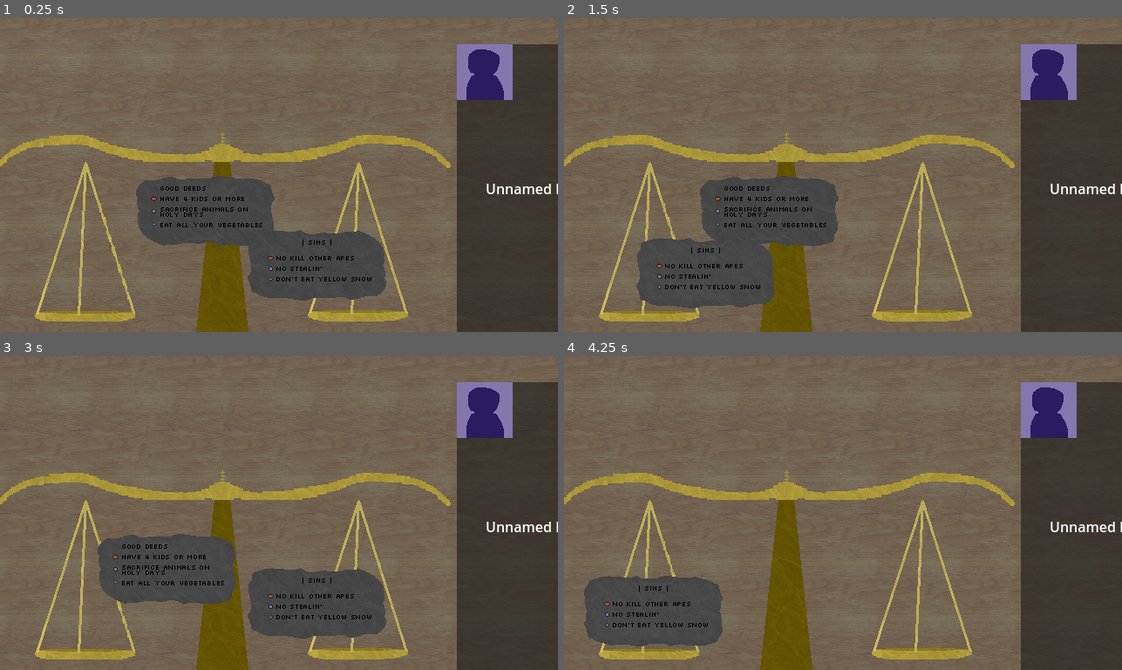
Above: before the commit, frames 1-4 (two rows, left to right).
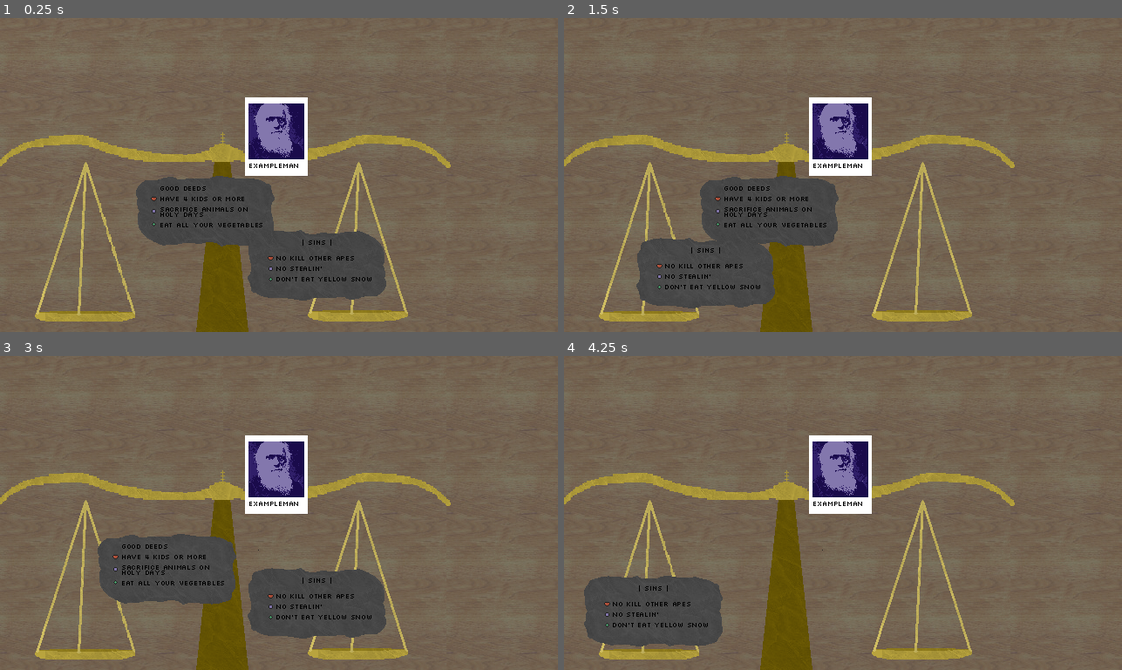
Above: after the commit, the same moments.

Repository: NicEastvillage/GMTKGameJam2024
Game: Godot game, scene res://scenes/main.tscn
The game is run twice, just before and just after one commit, with the same random seed, the same clock (stepped at 60 frames per second) and the same inputs.
Inputs (mouse positions are in pixels of both pictures, inside the frame that each line leads up to):
- Up to frame 1 (0.25 s): no input
- Up to frame 2 (1.5 s): tap Enter at 0.5 s; drag from (915, 259) to (653, 272) at 0.52 s; tap Space at 1.25 s; drag from (653, 272) to (915, 259) at 1.27 s
- Up to frame 3 (3 s): tap Enter at 2 s; move the mouse to (279, 475) at 2.02 s; click (279, 475) at 2.17 s; tap Space at 2.75 s; drag from (206, 547) to (89, 610) at 2.77 s
- Up to frame 4 (4.25 s): tap Enter at 3.5 s; drag from (882, 604) to (653, 610) at 3.52 s

The runs differ from the first frame. In frame 1, 19% of the frame differs, in the area x 43-100%, y 8-100%; in frame 2, 19%; in frame 3, 19%; in frame 4, 19%.

Commit message:
Add Polaroids

Diff:
--- a/data/People/PersonExample.tres
+++ b/data/People/PersonExample.tres
@@ -1,9 +1,12 @@
-[gd_resource type="Resource" script_class="PersonData" load_steps=3 format=3 uid="uid://bu8n1qgltx64i"]
+[gd_resource type="Resource" script_class="PersonData" load_steps=4 format=3 uid="uid://bu8n1qgltx64i"]
 
 [ext_resource type="Script" path="res://scripts/PersonData.gd" id="1_i6kko"]
 [ext_resource type="PackedScene" uid="uid://b4msc77geuuvr" path="res://prefabs/draggable.tscn" id="1_q7svt"]
+[ext_resource type="Texture2D" uid="uid://d36mmhda7klo4" path="res://sprites/Portraits/PortraitDarwin.png" id="1_yj27r"]
 
 [resource]
 script = ExtResource("1_i6kko")
+name = "ExampleMan"
+portrait = ExtResource("1_yj27r")
 verdict_sinner = false
 person_documents = Array[PackedScene]([ExtResource("1_q7svt")])
--- /dev/null
+++ b/prefabs/polaroid.tscn
@@ -0,0 +1,35 @@
+[gd_scene load_steps=6 format=3 uid="uid://d84aka8i6ng1"]
+
+[ext_resource type="Texture2D" uid="uid://cnpsoi28uvduf" path="res://sprites/Portraits/PortraitDefault.png" id="1_gcir0"]
+[ext_resource type="Script" path="res://scripts/draggable.gd" id="1_o5sci"]
+[ext_resource type="Texture2D" uid="uid://csim26ol0p43w" path="res://sprites/Portraits/PortraitBackground.png" id="1_yh554"]
+[ext_resource type="Theme" uid="uid://buyb8v1ge6h0c" path="res://Fonts/Stone Age.tres" id="3_v1oko"]
+
+[sub_resource type="RectangleShape2D" id="RectangleShape2D_m0qok"]
+size = Vector2(72, 90)
+
+[node name="Polaroid" type="CharacterBody2D"]
+input_pickable = true
+script = ExtResource("1_o5sci")
+
+[node name="Frame" type="Sprite2D" parent="."]
+texture = ExtResource("1_yh554")
+
+[node name="Portrait" type="Sprite2D" parent="."]
+position = Vector2(0, -6)
+texture = ExtResource("1_gcir0")
+
+[node name="CollisionShape2D" type="CollisionShape2D" parent="."]
+shape = SubResource("RectangleShape2D_m0qok")
+
+[node name="Name" type="Label" parent="."]
+offset_left = -32.0
+offset_top = 29.0
+offset_right = 32.0
+offset_bottom = 43.0
+theme = ExtResource("3_v1oko")
+text = "<Name>"
+autowrap_mode = 3
+
+[connection signal="mouse_entered" from="." to="." method="_on_mouse_entered"]
+[connection signal="mouse_exited" from="." to="." method="_on_mouse_exited"]
--- a/scenes/main.tscn
+++ b/scenes/main.tscn
@@ -1,13 +1,10 @@
-[gd_scene load_steps=9 format=3 uid="uid://dsdchgqwhnrb1"]
+[gd_scene load_steps=8 format=3 uid="uid://dsdchgqwhnrb1"]
 
-[ext_resource type="Texture2D" uid="uid://cnpsoi28uvduf" path="res://sprites/Portraits/PortraitDefault.png" id="1_d2aud"]
 [ext_resource type="PackedScene" path="res://prefabs/background.tscn" id="1_fdc0o"]
 [ext_resource type="Script" path="res://scripts/StageLoader.gd" id="1_j62sn"]
 [ext_resource type="Script" path="res://scripts/StageData.gd" id="2_dxvs8"]
 [ext_resource type="PackedScene" path="res://prefabs/scale.tscn" id="3_5jcsy"]
 [ext_resource type="Resource" uid="uid://djl8vynlu5f3m" path="res://data/Stages/StageExample.tres" id="3_pcylv"]
-[ext_resource type="Texture2D" uid="uid://mue4uy60wanp" path="res://sprites/bg.png" id="6_mlcv5"]
-[ext_resource type="Script" path="res://scripts/BackgroundAnimator.gd" id="7_5f1i3"]
 [ext_resource type="Script" path="res://scripts/follow_mouse.gd" id="10_5p1cc"]
 [ext_resource type="Texture2D" uid="uid://bwv7y3gn4qam3" path="res://sprites/Light.png" id="11_ikrsq"]
 
@@ -32,70 +29,6 @@
 [node name="Scale" parent="." instance=ExtResource("3_5jcsy")]
 position = Vector2(255, 295)
 
-[node name="UI" type="Control" parent="."]
-custom_minimum_size = Vector2(10.135, 11.78)
-layout_mode = 3
-anchors_preset = 15
-anchor_right = 1.0
-anchor_bottom = 1.0
-offset_left = 524.0
-offset_top = 30.0
-offset_right = 1122.0
-offset_bottom = 635.0
-grow_horizontal = 2
-grow_vertical = 2
-mouse_filter = 2
-
-[node name="Panel" type="Panel" parent="UI"]
-layout_mode = 1
-anchors_preset = 15
-anchor_right = 1.0
-anchor_bottom = 1.0
-grow_horizontal = 2
-grow_vertical = 2
-size_flags_horizontal = 4
-mouse_filter = 2
-
-[node name="HBoxContainer" type="HBoxContainer" parent="UI/Panel"]
-layout_mode = 1
-anchors_preset = 15
-anchor_right = 1.0
-anchor_bottom = 1.0
-grow_horizontal = 2
-grow_vertical = 2
-mouse_filter = 2
-
-[node name="VBoxContainer" type="VBoxContainer" parent="UI/Panel/HBoxContainer"]
-layout_mode = 2
-mouse_filter = 2
-
-[node name="TextureRect" type="TextureRect" parent="UI/Panel/HBoxContainer/VBoxContainer"]
-custom_minimum_size = Vector2(200, 150)
-layout_mode = 2
-mouse_filter = 2
-texture = ExtResource("1_d2aud")
-stretch_mode = 2
-
-[node name="Label" type="Label" parent="UI/Panel/HBoxContainer/VBoxContainer"]
-layout_mode = 2
-text = "Unnamed Person"
-horizontal_alignment = 1
-
-[node name="Panel" type="Panel" parent="UI/Panel/HBoxContainer"]
-layout_mode = 2
-size_flags_horizontal = 3
-mouse_filter = 2
-
-[node name="RichTextLabel" type="RichTextLabel" parent="UI/Panel/HBoxContainer/Panel"]
-layout_mode = 1
-anchors_preset = 15
-anchor_right = 1.0
-anchor_bottom = 1.0
-grow_horizontal = 2
-grow_vertical = 2
-mouse_filter = 2
-text = "This is my history"
-
 [node name="Documents" type="Node2D" parent="."]
 position = Vector2(314, 237)
 
--- a/scripts/PersonData.gd
+++ b/scripts/PersonData.gd
@@ -1,5 +1,7 @@
 extends Resource
 class_name PersonData
 
+@export var name: String = "N/A"
+@export var portrait: Texture2D = null
 @export var verdict_sinner: bool = false
 @export var person_documents: Array[PackedScene] = []
--- a/scripts/StageLoader.gd
+++ b/scripts/StageLoader.gd
@@ -4,6 +4,7 @@
 @export var current_stage_index: int = 0
 @export var current_person_index: int = 0
 @export var document_spawn_radius: float = 120
+var polaroid: PackedScene = preload("res://prefabs/polaroid.tscn")
 
 @onready var documents_node = $Documents
 @onready var documents_personal_node = $Documents/Personal
@@ -35,8 +36,13 @@
 	load_person()
 
 func load_person():
-	print("LOADING PERSON ", current_stage_index, ".", current_person_index)
+	print("LOADING PERSON ", current_stage_index, ".", current_person_index, " ", current_person.name)
 	# Create personal documents
+	var pol = polaroid.instantiate()
+	pol.find_child("Portrait").texture = current_person.portrait
+	pol.find_child("Name").text = current_person.name
+	documents_personal_node.add_child(pol)
+	pol.position = Vector2(randf() * document_spawn_radius, 0).rotated(randf() * TAU)
 	for doc in current_person.person_documents:
 		var inst = doc.instantiate()
 		documents_personal_node.add_child(inst)
Binary file added: sprites/Portraits/PortraitBackground.png
Not shown, added: sprites/Portraits/PortraitBackground.png.import
